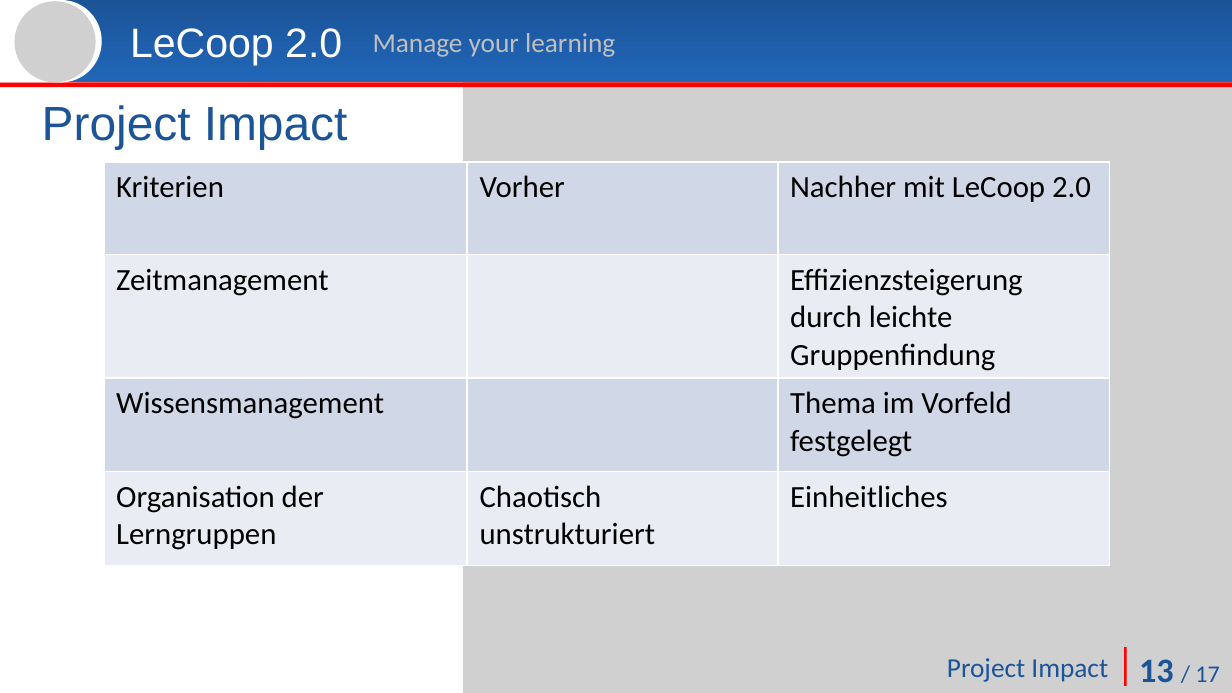
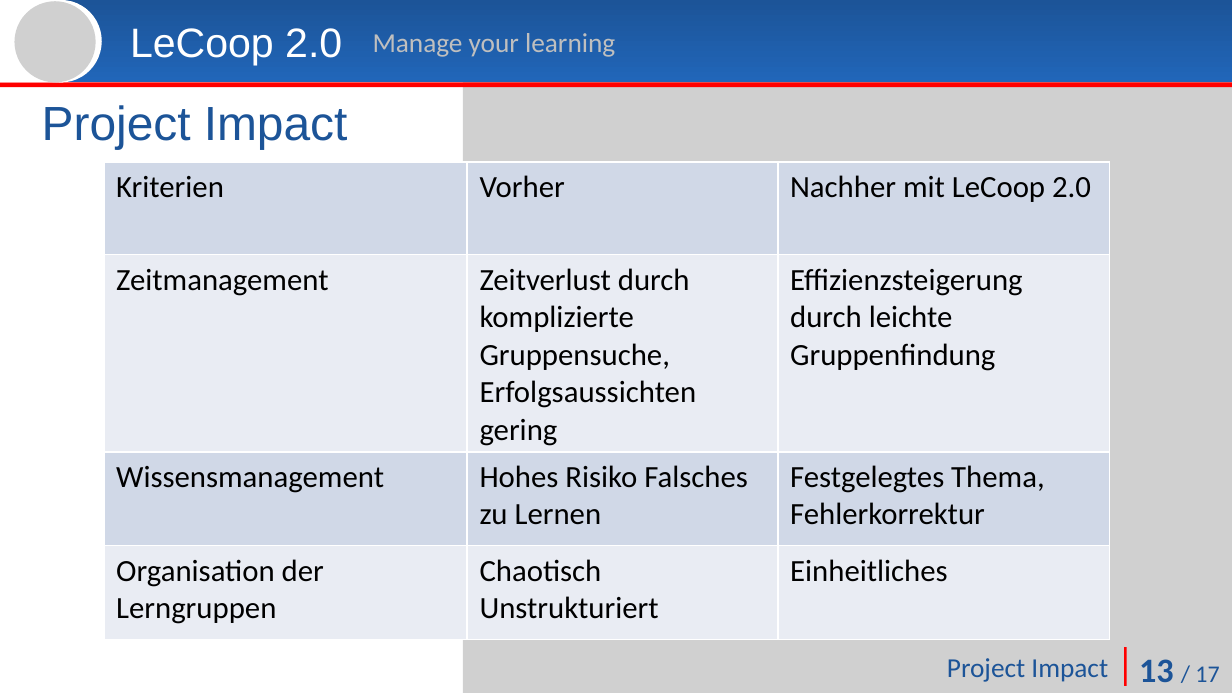
Before and after one commit to Akii/Le-Coop-2.0, a slide deck: slide 13 of lecoop/doc/supi_praesi.pptx. Drawn at 1232x693 pixels with LibreOffice and Linux fonts; fonts in the diff are those of the drawing; grey boxes stand for pictures. Boxes give left, top, right and bottom in pixels: in the first picture for what was removed or moved away, otherwise in the second. Text is boxed around its words. In the diff, an @@ line names an element or a change of style, - is before the commit and + after.

```diff
--- a/lecoop/doc/supi_praesi.pptx
+++ b/lecoop/doc/supi_praesi.pptx
@@ table at bbox=[103, 163, 1109, 639] @@
-row 2, column 2: 
+row 2, column 2: Zeitverlust durch komplizierte Gruppensuche, Erfolgsaussichten gering
-row 3, column 2: 
+row 3, column 2: Hohes Risiko Falsches zu Lernen
-row 3, column 3: Thema im Vorfeld festgelegt
+row 3, column 3: Festgelegtes Thema, Fehlerkorrektur
-row 4, column 2: Chaotisch / unstrukturiert
+row 4, column 2: Chaotisch Unstrukturiert
```
Also in this commit, not shown: 3 other slides changed, 2 slides added, 21 other files.
